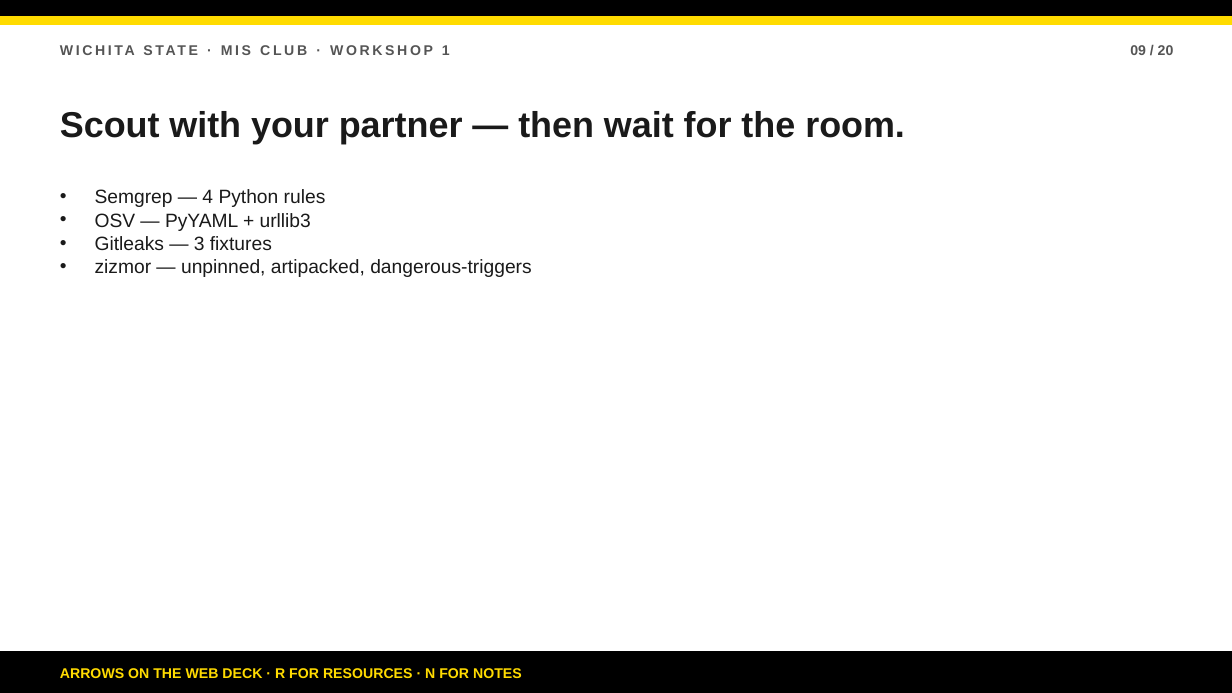
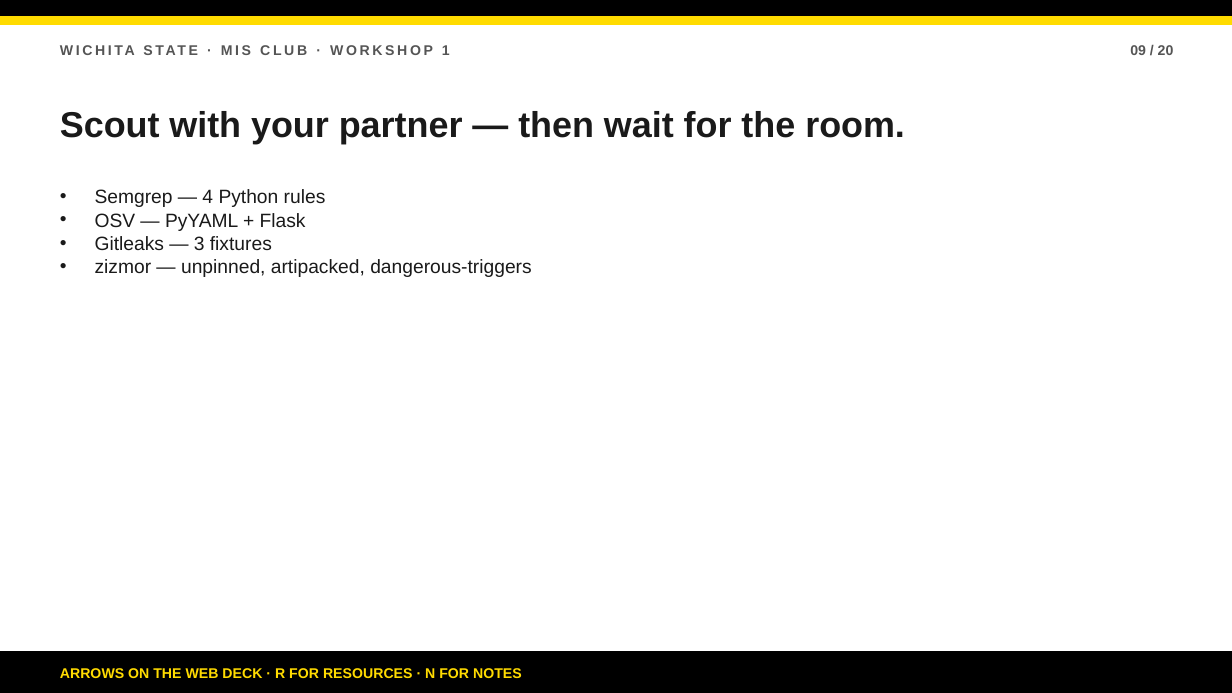
Before and after one commit to bsbcyber/workshop-site, a slide deck: slide 9 of Workshop-2-Secure-Development.pptx. Drawn at 1232x693 pixels with LibreOffice and Linux fonts; fonts in the diff are those of the drawing. Boxes give left, top, right and bottom in pixels: in the first picture for what was removed or moved away, otherwise in the second. Text is boxed around its words. In the diff, an @@ line names an element or a change of style, - is before the commit and + after.

Commit message:
Point Workshop 2 SCA steps at PyYAML and Flask.

```diff
--- a/Workshop-2-Secure-Development.pptx
+++ b/Workshop-2-Secure-Development.pptx
@@ text at <box>95,213,306,231</box>: text changed @@
-• OSV — PyYAML + urllib3
+• OSV — PyYAML + Flask
```
Also in this commit, not shown: 2 other slides changed, 5 other files.
